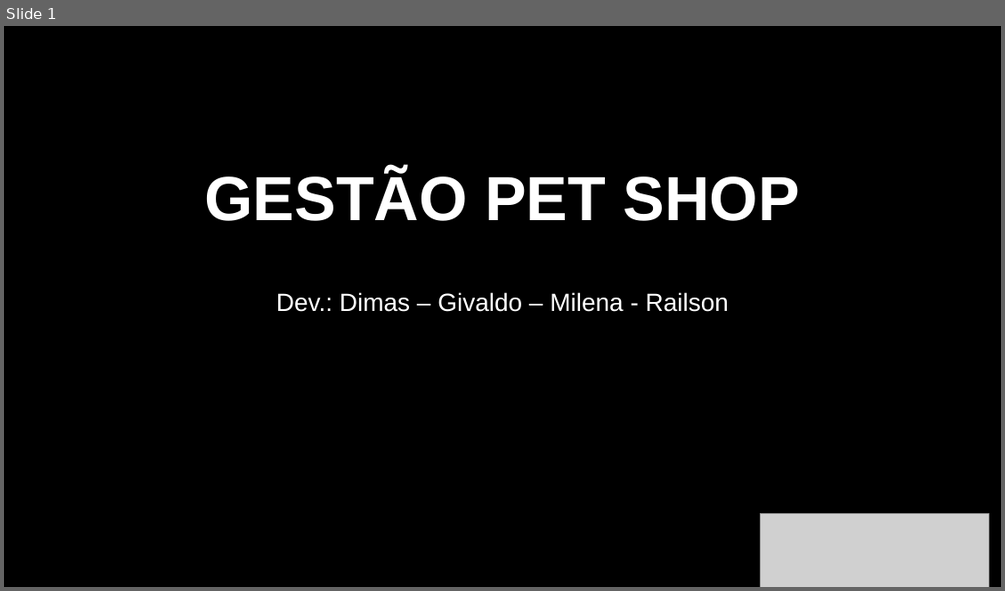
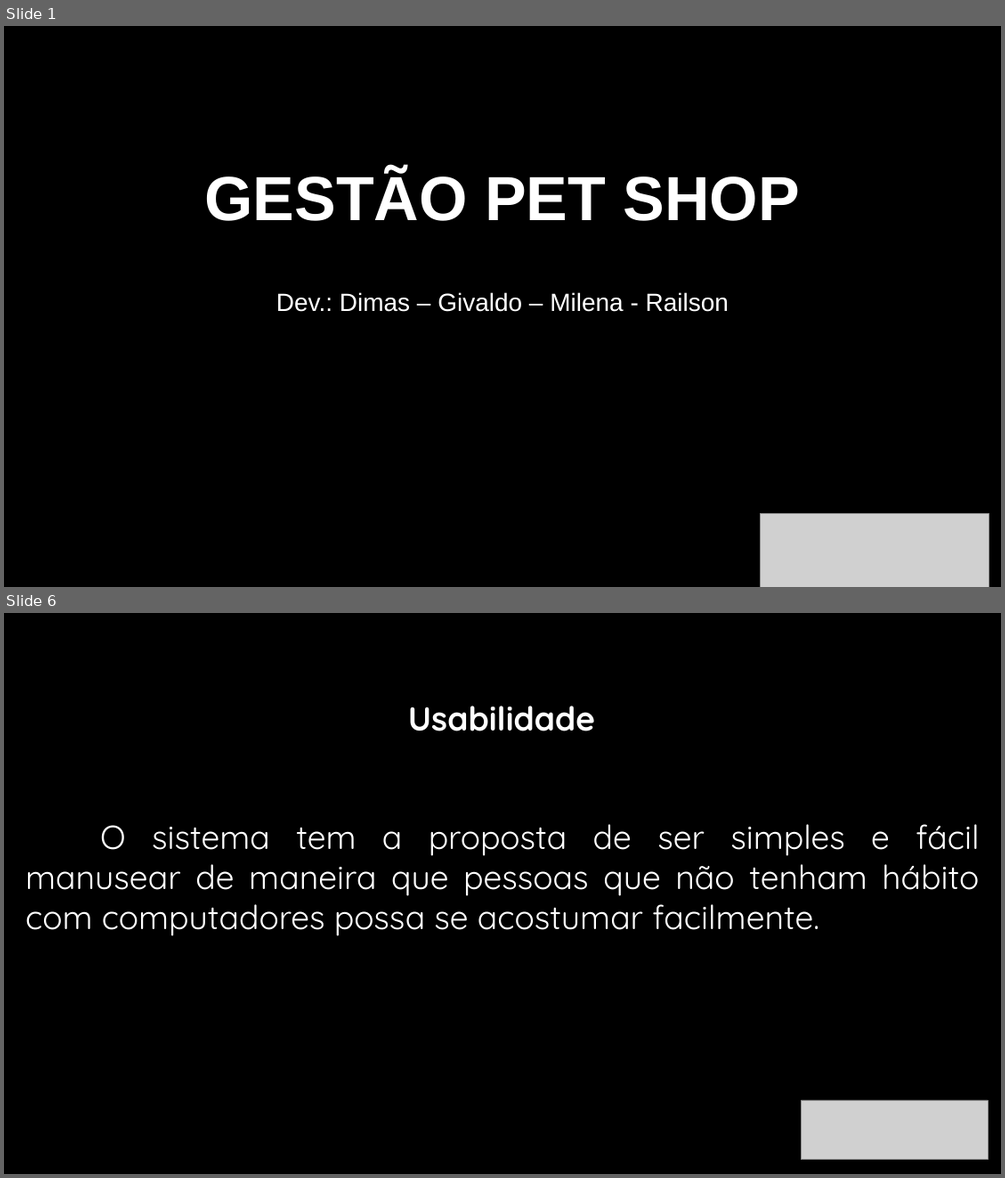
Before and after one commit to railsonsousa10/TesteDeSistema, a slide deck: Gestão Pet Shop.pptx. Shown one above the other, each under a label of ours: slide 1 before the commit, slides 1 and 6 after it; the slides between them are not shown. The pictures are 1005x591 and 1005x1178 pixels, drawn with LibreOffice and Linux fonts; fonts in the diff are those of the drawing; grey boxes stand for pictures; background and template pictures are left out. Boxes give left, top, right and bottom in pixels: in the first picture for what was removed or moved away, otherwise in the second. Text is boxed around its words. In the diff, an @@ line names an element or a change of style, - is before the commit and + after.

```diff
--- a/Gestão Pet Shop.pptx
+++ b/Gestão Pet Shop.pptx
@@ slide 6 added at <box>4,613,1001,1174</box>, background #000000 @@
@@ text added at <box>408,706,595,731</box>, 32 pt, text #FFFFFF, bold @@
+Usabilidade
@@ text added at <box>25,824,979,936</box>, 32 pt, text #FFFFFF @@
+O sistema tem a proposta de ser simples e fácil manusear de maneira que pessoas que não tenham hábito com computadores possa se acostumar facilmente.
@@ picture added at <box>801,1100,988,1159</box> @@
```
Also in this commit, not shown: 3 slides changed, 2 other slides added, 1 slide removed.
